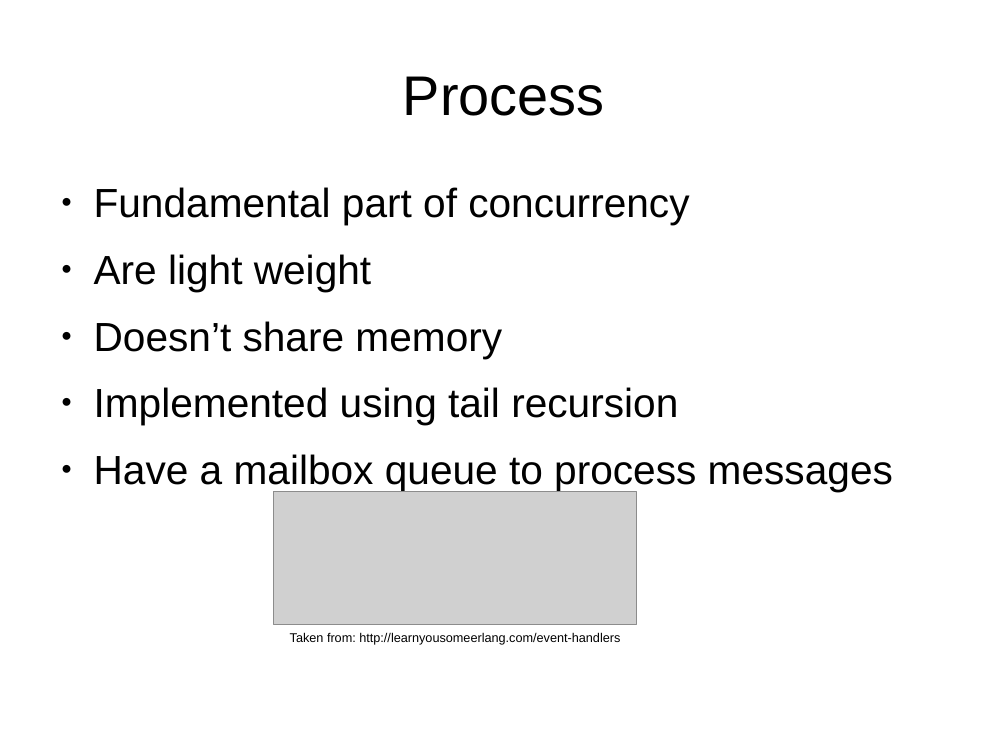
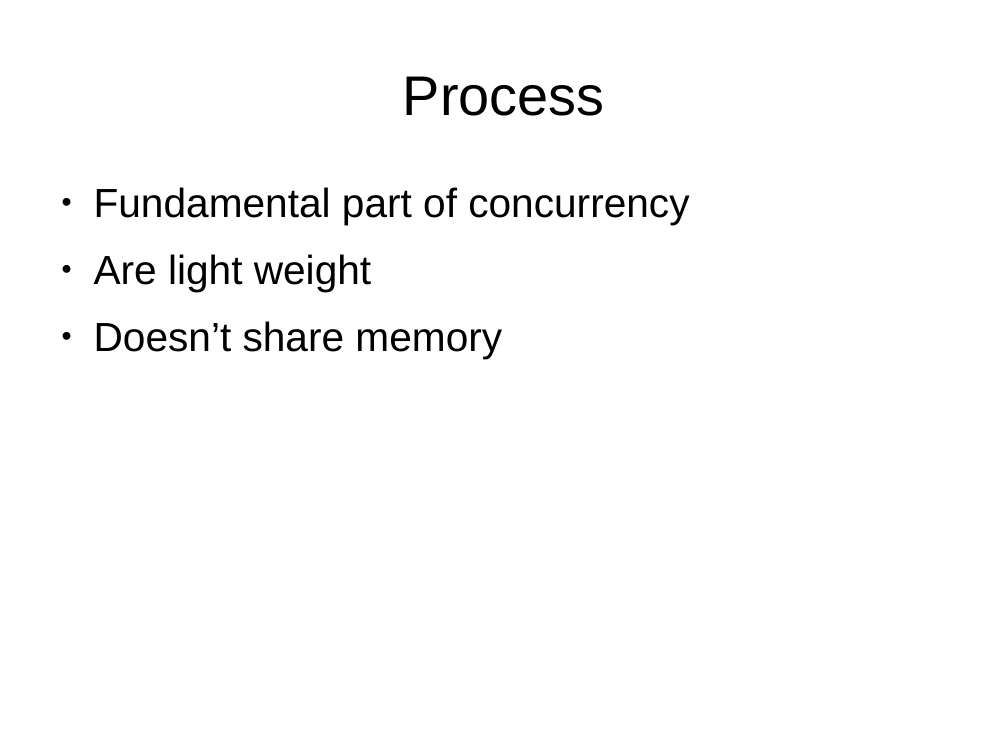
Before and after one commit to ramortegui/talks, a slide deck: slide 17 of concurrent-programming.odp (slide 18 before the commit). Drawn at 1008x756 pixels with LibreOffice and Linux fonts; fonts in the diff are those of the drawing; grey boxes stand for pictures. Boxes give left, top, right and bottom in pixels: in the first picture for what was removed or moved away, otherwise in the second. Text is boxed around its words. In the diff, an @@ line names an element or a change of style, - is before the commit and + after.

```diff
--- a/concurrent-programming.odp
+++ b/concurrent-programming.odp
@@ text at (94, 387, 893, 492): paragraphs removed @@
-● Implemented using tail recursion
-● Have a mailbox queue to process messages
@@ picture removed at (273, 491, 637, 625) @@
@@ text removed at (290, 632, 620, 645) @@
-Taken from: http://learnyousomeerlang.com/event-handlers
```
Also in this commit, not shown: 7 other slides changed, 1 slide added, 3 slides removed, 6 other files.
